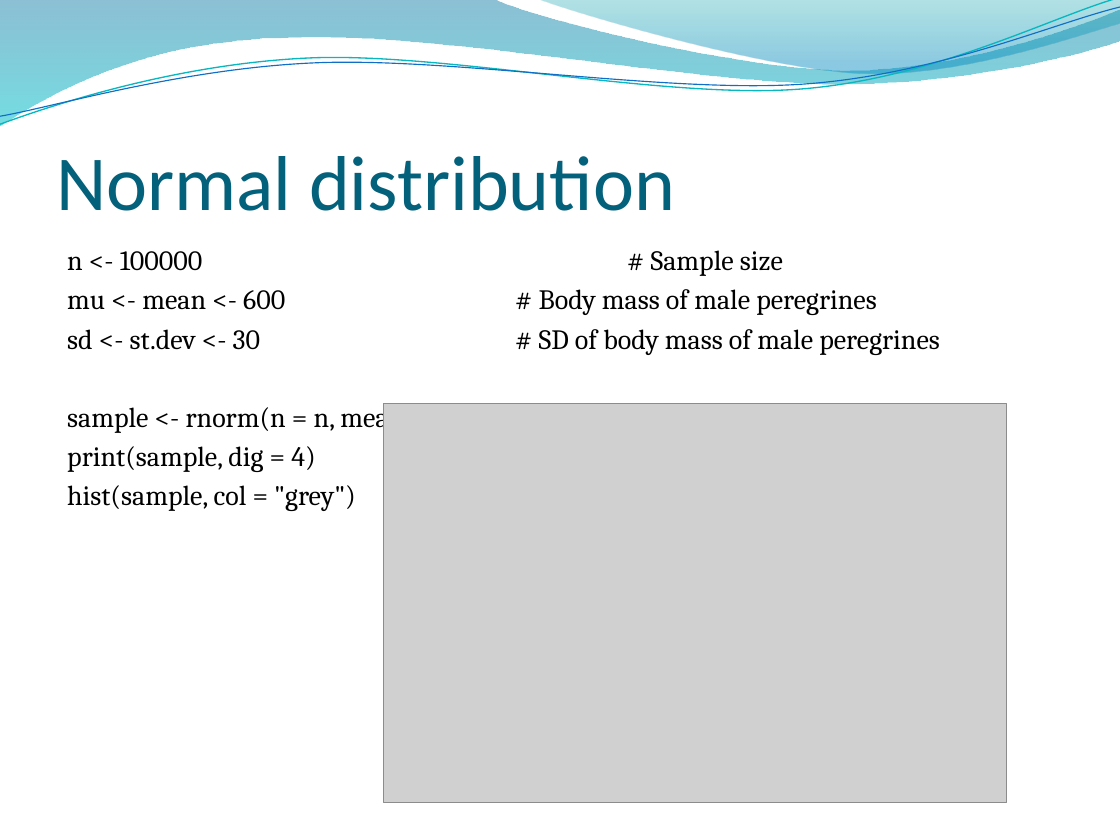
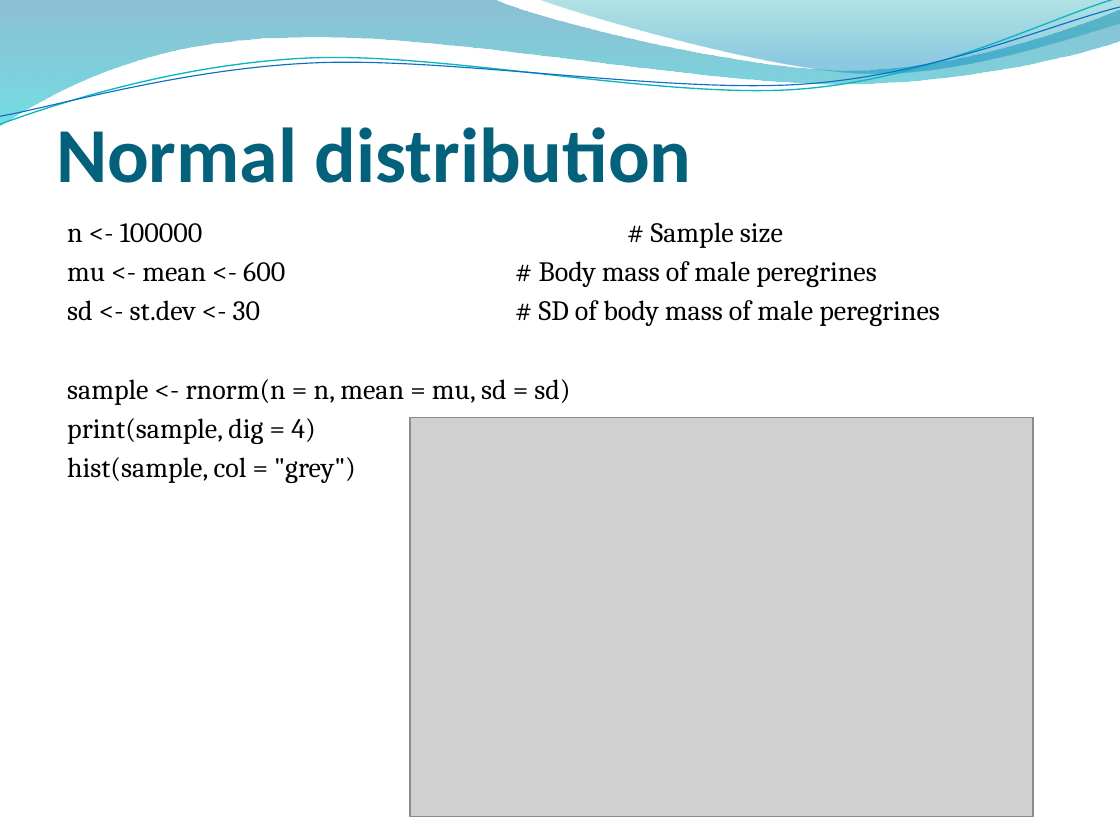
Before and after one commit to ricschuster/R_Workshop_Vienna_2018_02, a slide deck: slide 8 of ppts/Topic 3 Key Components of (Generalized) Linear Models.pptx. Drawn at 1120x840 pixels with LibreOffice and Linux fonts; fonts in the diff are those of the drawing; grey boxes stand for pictures; background and template pictures are left out. Boxes give left, top, right and bottom in pixels: in the first picture for what was removed or moved away, otherwise in the second. Text is boxed around its words. In the diff, an @@ line names an element or a change of style, - is before the commit and + after.

```diff
--- a/ppts/Topic 3 Key Components of (Generalized) Linear Models.pptx
+++ b/ppts/Topic 3 Key Components of (Generalized) Linear Models.pptx
@@ title "Normal distribution": place and size @@
-title "Normal distribution" at (56,156,675,211)
+title "Normal distribution" at (56,127,692,183)
@@ title "Normal distribution" at (56,127,692,183): bold on @@
@@ text "n <- 100000 # Sample ...": place and size @@
-text "n <- 100000 # Sample ..." at (67,251,940,511)
+text "n <- 100000 # Sample ..." at (67,223,940,483)
@@ picture: place and size @@
-picture at (384,403,1007,802)
+picture at (410,418,1033,816)
```
Also in this commit, not shown: 40 other slides changed.
